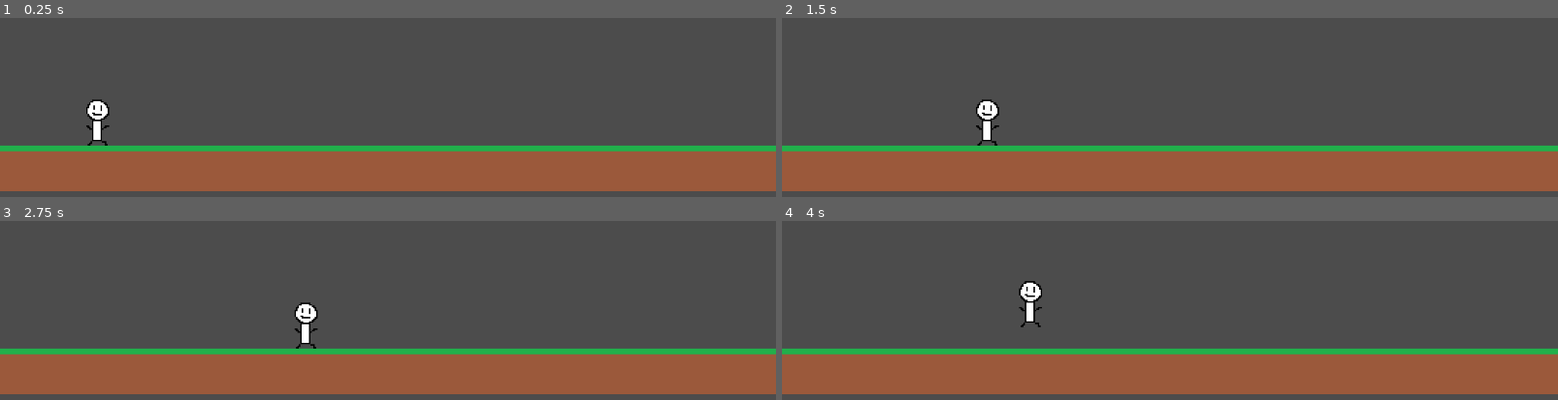
Above: before the commit, frames 1-4 (two rows, left to right).
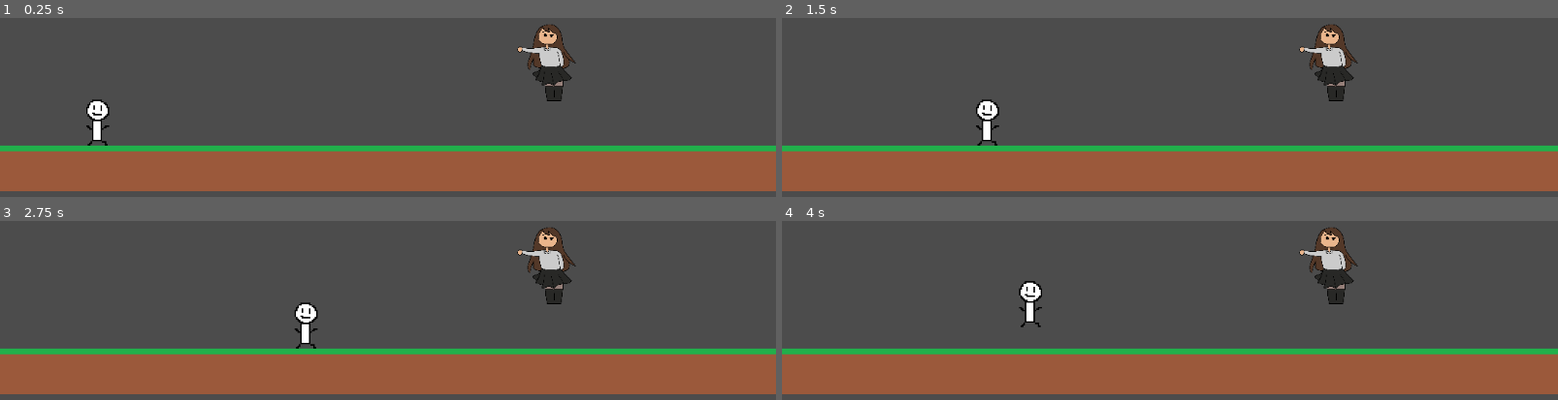
Above: after the commit, the same moments.

Repository: catsolutions1/bilometer
Game: Godot game, scene res://Main.tscn
The game is run twice, just before and just after one commit, with the same random seed, the same clock (stepped at 60 frames per second) and the same inputs.
Inputs:
- Up to frame 1 (0.25 s): no input
- Up to frame 2 (1.5 s): tap Enter at 0.5 s; hold D (move_right) 0.53-1.28 s; hold S (move_down) from 1.28 s (still down)
- Up to frame 3 (2.75 s): tap Space at 2 s; release S (move_down) at 2.03 s; hold D (move_right) from 2.03 s (still down)
- Up to frame 4 (4 s): release D (move_right) at 2.78 s; hold W (move_up) 2.78-3.53 s; hold A (move_left) from 3.53 s (still down)

The runs differ from the first frame. In frame 1, 1.6% of the frame differs, in the area x 66-75%, y 3-47%; in frame 2, 1.6%; in frame 3, 1.6%; in frame 4, 1.6%.

Commit message:
create girl.png

Diff:
--- a/Main.tscn
+++ b/Main.tscn
@@ -1,7 +1,8 @@
-[gd_scene load_steps=3 format=2]
+[gd_scene load_steps=4 format=2]
 
 [ext_resource path="res://Player.tscn" type="PackedScene" id=1]
 [ext_resource path="res://TileMap.tscn" type="PackedScene" id=2]
+[ext_resource path="res://Assets/girl.png" type="Texture" id=3]
 
 [node name="Main" type="Node2D"]
 
@@ -13,3 +14,8 @@
 __meta__ = {
 "_edit_lock_": true
 }
+
+[node name="Sprite" type="Sprite" parent="."]
+position = Vector2( 761, 524 )
+scale = Vector2( 0.056011, 0.056011 )
+texture = ExtResource( 3 )
--- a/project.godot
+++ b/project.godot
@@ -10,7 +10,7 @@
 
 [application]
 
-config/name="New Game Project"
+config/name="bilometer"
 run/main_scene="res://Main.tscn"
 config/icon="res://icon.png"
 
@@ -18,6 +18,8 @@
 
 window/size/width=1080
 window/size/height=720
+window/stretch/mode="viewport"
+window/stretch/aspect="keep_width"
 
 [gui]
 
Binary file added: Assets/girl.png
Not shown, added: Assets/girl.png.import
